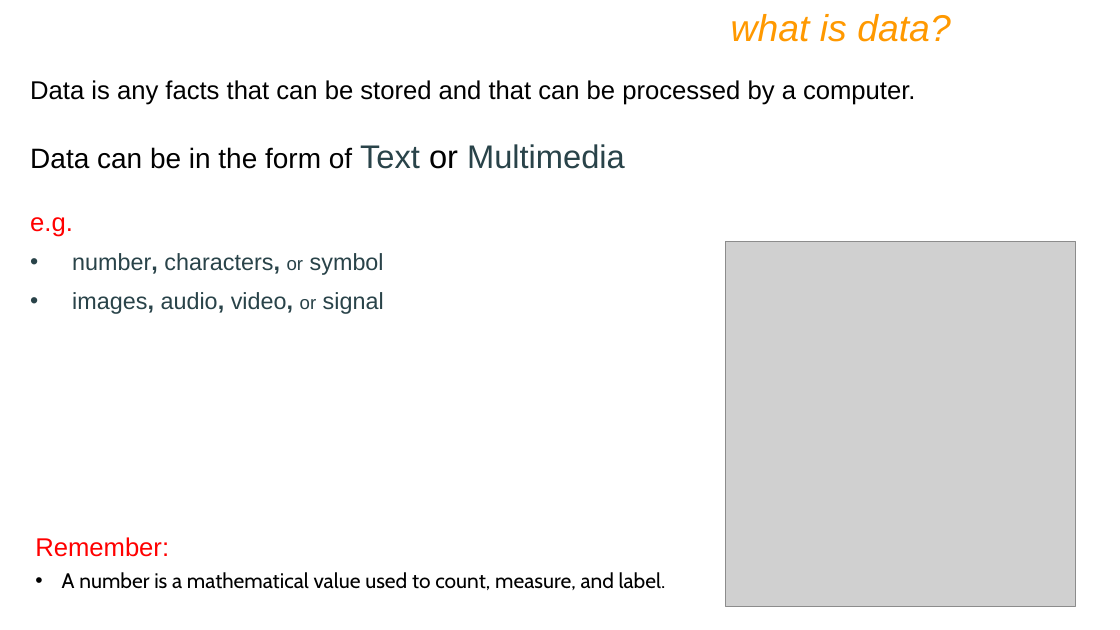
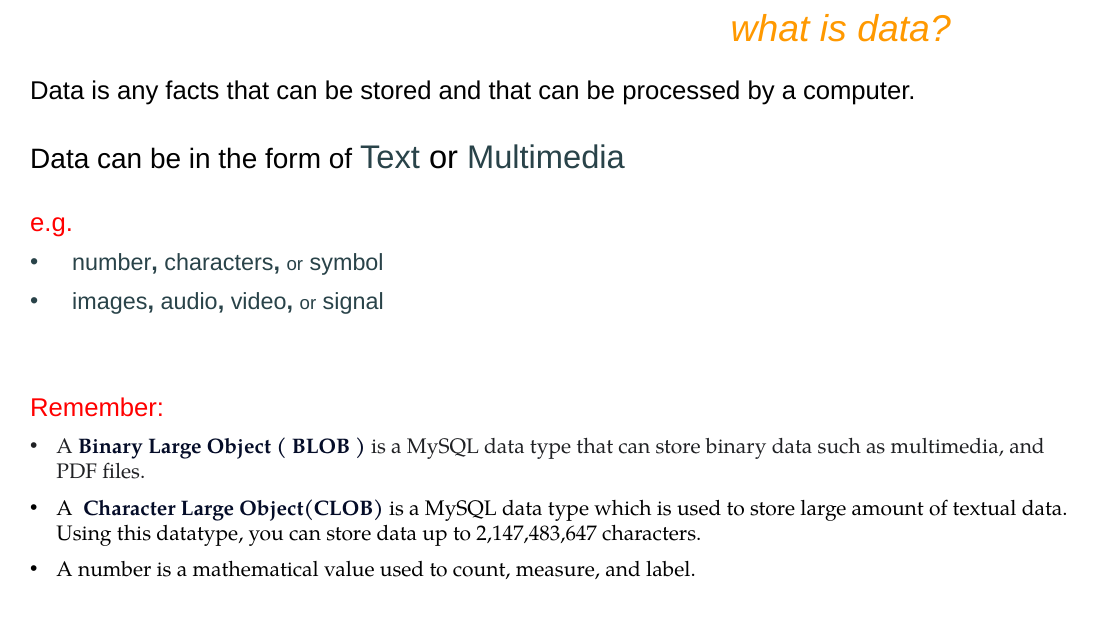
Before and after one commit to ShubhamPokale/DBMS_NOTES, a slide deck: slide 18 of IWAY MySQL PPT Ver9.pptx. Drawn at 1120x630 pixels with LibreOffice and Linux fonts; fonts in the diff are those of the drawing; grey boxes stand for pictures. Boxes give left, top, right and bottom in pixels: in the first picture for what was removed or moved away, otherwise in the second. Text is boxed around its words. In the diff, an @@ line names an element or a change of style, - is before the commit and + after.

```diff
--- a/IWAY MySQL PPT Ver9.pptx
+++ b/IWAY MySQL PPT Ver9.pptx
@@ picture removed at (726,241,1076,606) @@
@@ text added at (30,397,1068,579), 18 pt, text #000000 @@
+Remember:
+• A Binary Large Object ( BLOB ) is a MySQL data type that can store binary data such as multimedia, and PDF files.
+• A Character Large Object(CLOB) is a MySQL data type which is used to store large amount of textual data. Using this datatype, you can store data up to 2,147,483,647 characters.
+• A number is a mathematical value used to count, measure, and label.
@@ text removed at (35,537,666,590) @@
-Remember:
-• A number is a mathematical value used to count, measure, and label.
```
Also in this commit, not shown: 34 other slides changed, 39 slides added, 65 slides removed, 6 other files.
